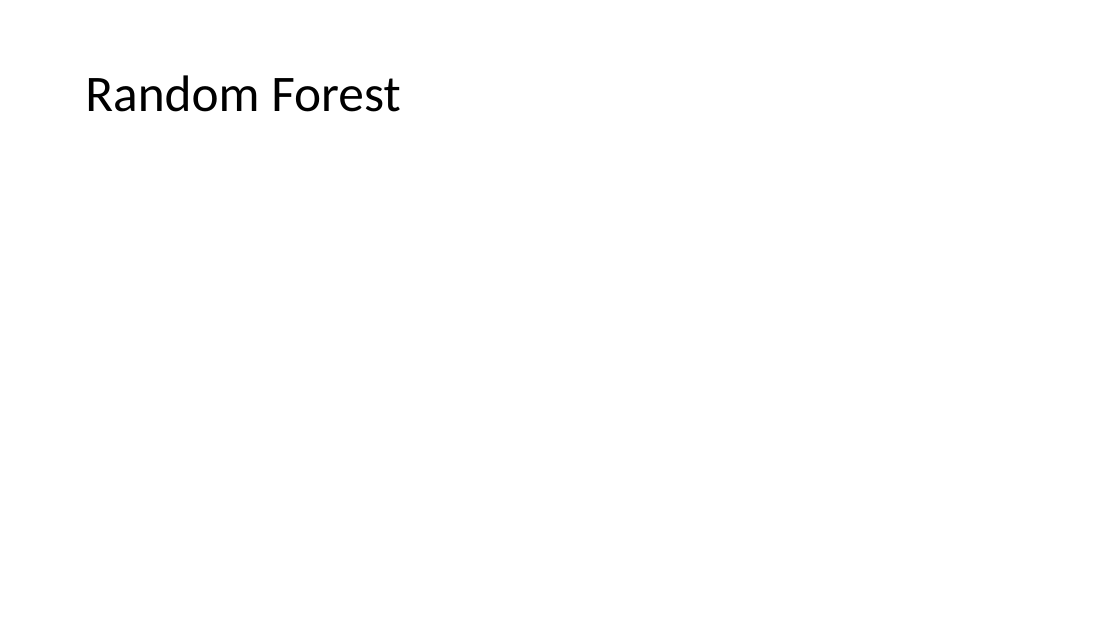
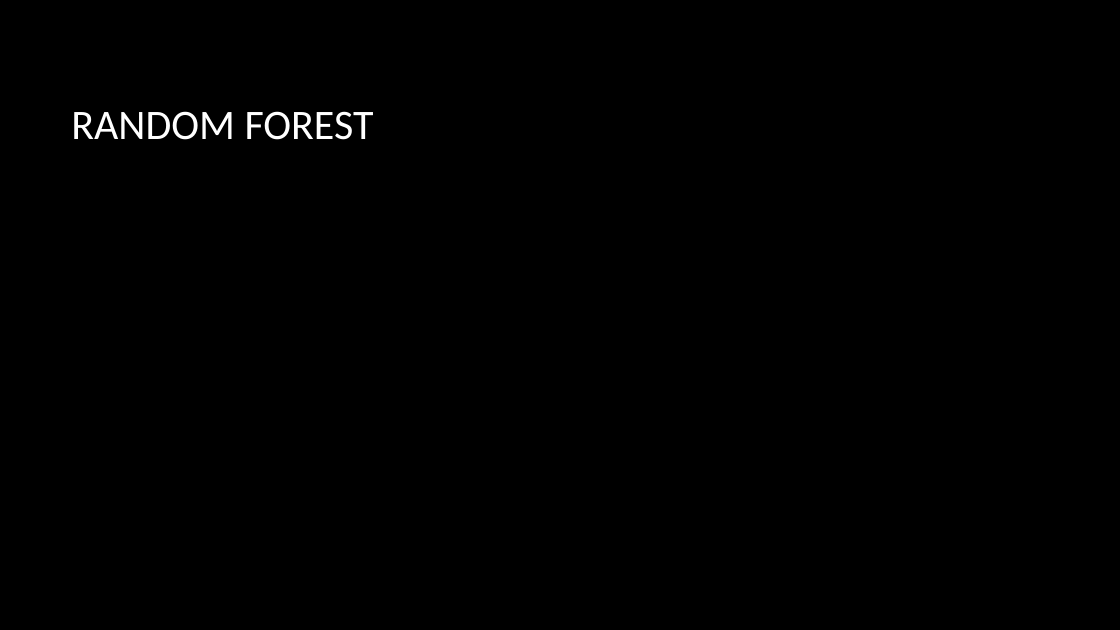
Before and after one commit to Koliber216/DontGetKicked-ML-Classification, a slide deck: slide 6 of prezka.pptx. Drawn at 1120x630 pixels with LibreOffice and Linux fonts; fonts in the diff are those of the drawing; background and template pictures are left out. Boxes give left, top, right and bottom in pixels: in the first picture for what was removed or moved away, otherwise in the second. Text is boxed around its words. In the diff, an @@ line names an element or a change of style, - is before the commit and + after.

```diff
--- a/prezka.pptx
+++ b/prezka.pptx
@@ background #FFFFFF to picture (left out) @@
@@ title at <box>71,111,374,140</box>: text changed; size 44 to 36 pt; text colour #000000 to #FFFFFF @@
-Random Forest
+RANDOM FOREST
```
Also in this commit, not shown: 6 other slides changed, 3 slides added, 2 slides removed, 2 other files.
